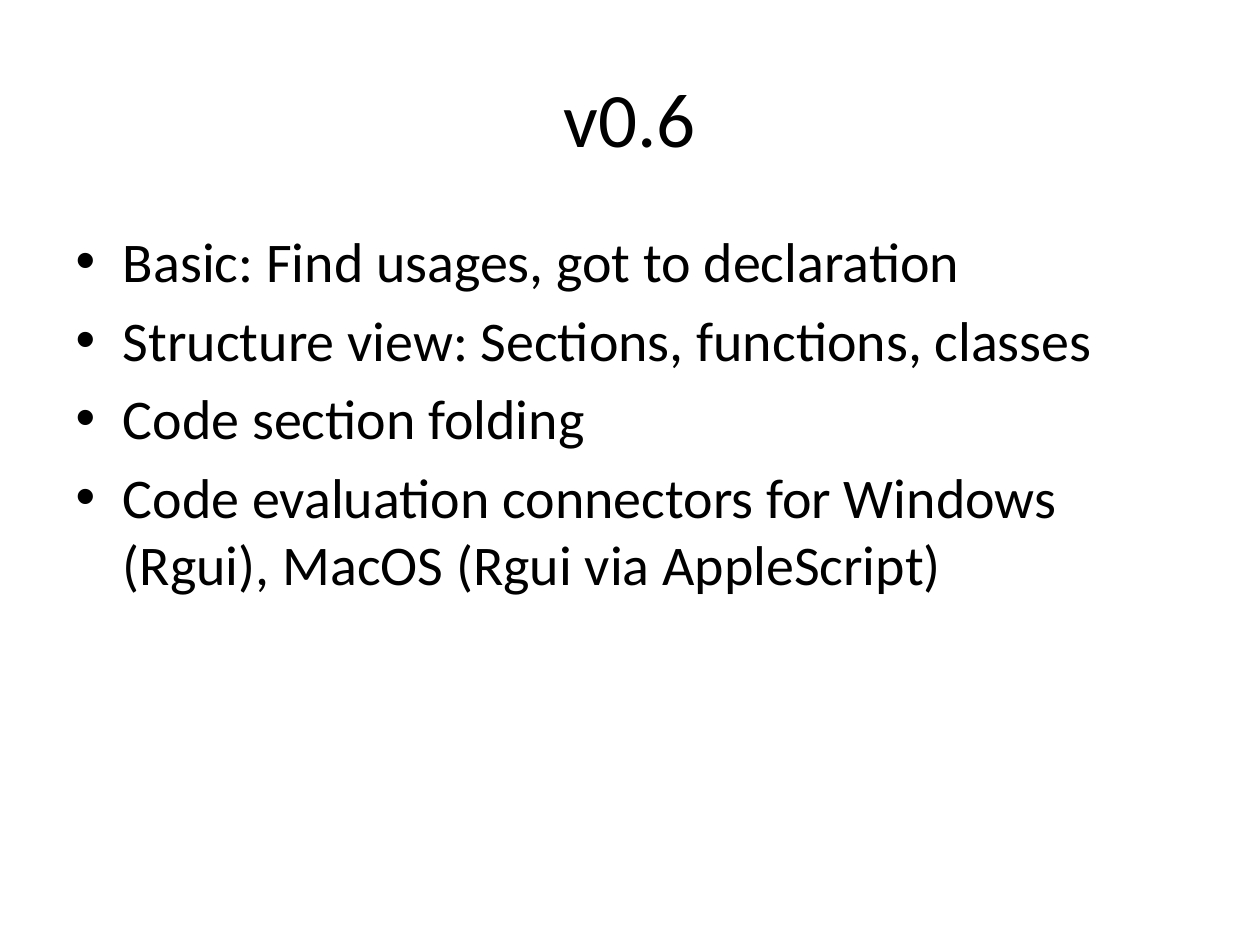
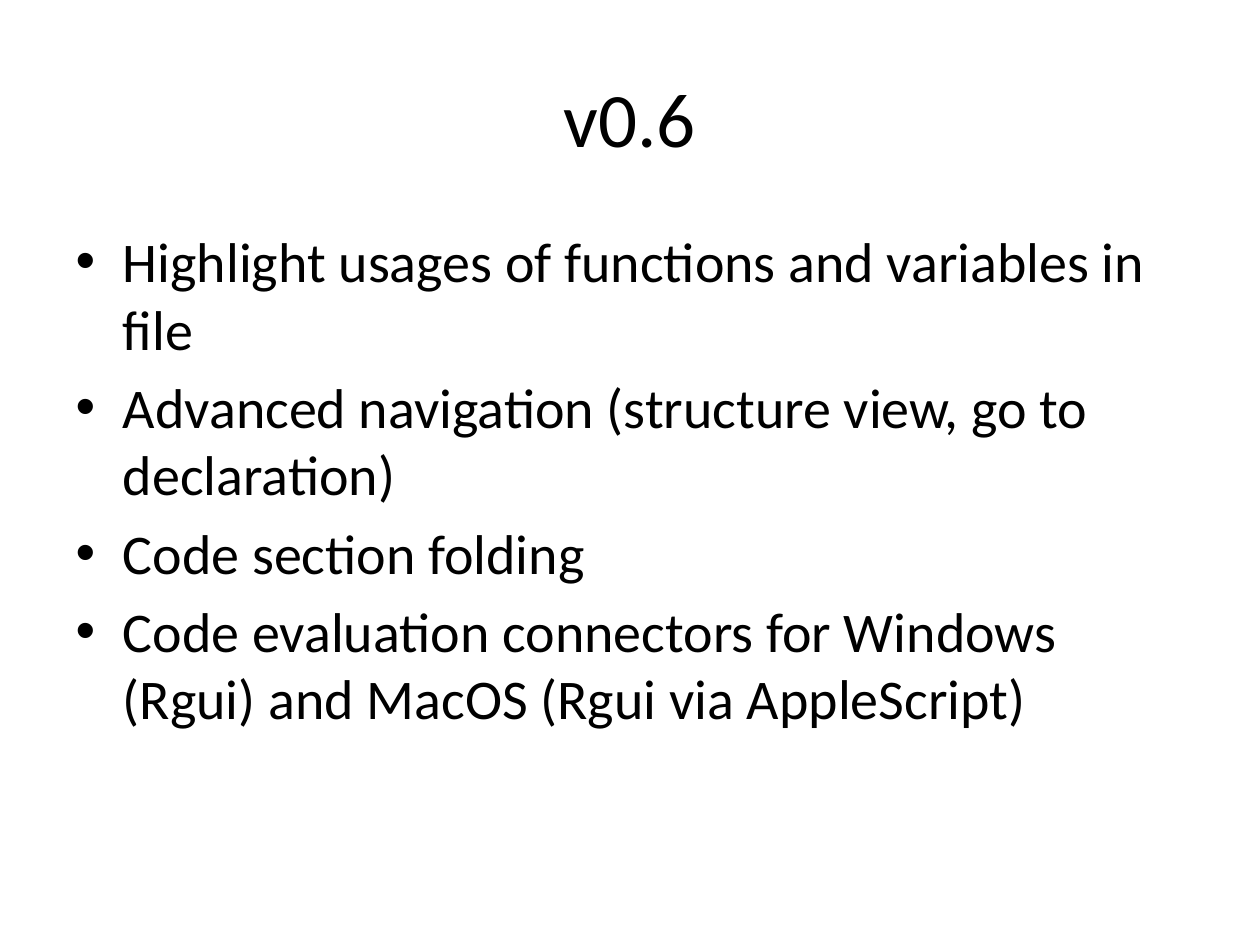
Before and after one commit to holgerbrandl/r4intellij, a slide deck: slide 2 of R4Intellij.pptx. Drawn at 1260x945 pixels with LibreOffice and Linux fonts; fonts in the diff are those of the drawing. Boxes give left, top, right and bottom in pixels: in the first picture for what was removed or moved away, otherwise in the second. Text is boxed around its words. In the diff, an @@ line names an element or a change of style, - is before the commit and + after.

Commit message:
support anonymous function definitions

```diff
--- a/R4Intellij.pptx
+++ b/R4Intellij.pptx
@@ text at (123, 243, 1144, 503): text changed @@
-• Basic: Find usages, got to declaration
-• Structure view: Sections, functions, classes
+• Highlight usages of functions and variables in file
+• Advanced navigation (structure view, go to declaration)
@@ text at (123, 613, 1056, 729): text changed @@
-• Code evaluation connectors for Windows (Rgui), MacOS (Rgui via AppleScript)
+• Code evaluation connectors for Windows (Rgui) and MacOS (Rgui via AppleScript)
```
Also in this commit, not shown: 3 other slides changed, 23 other files.
